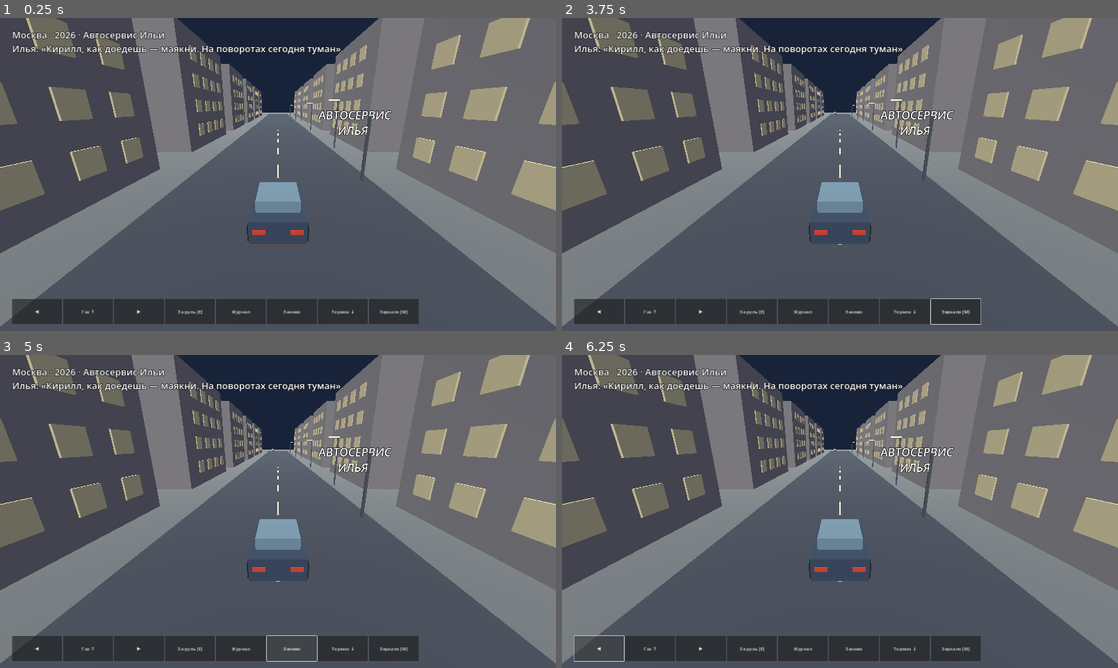
Above: before the commit, frames 1-4 (two rows, left to right).
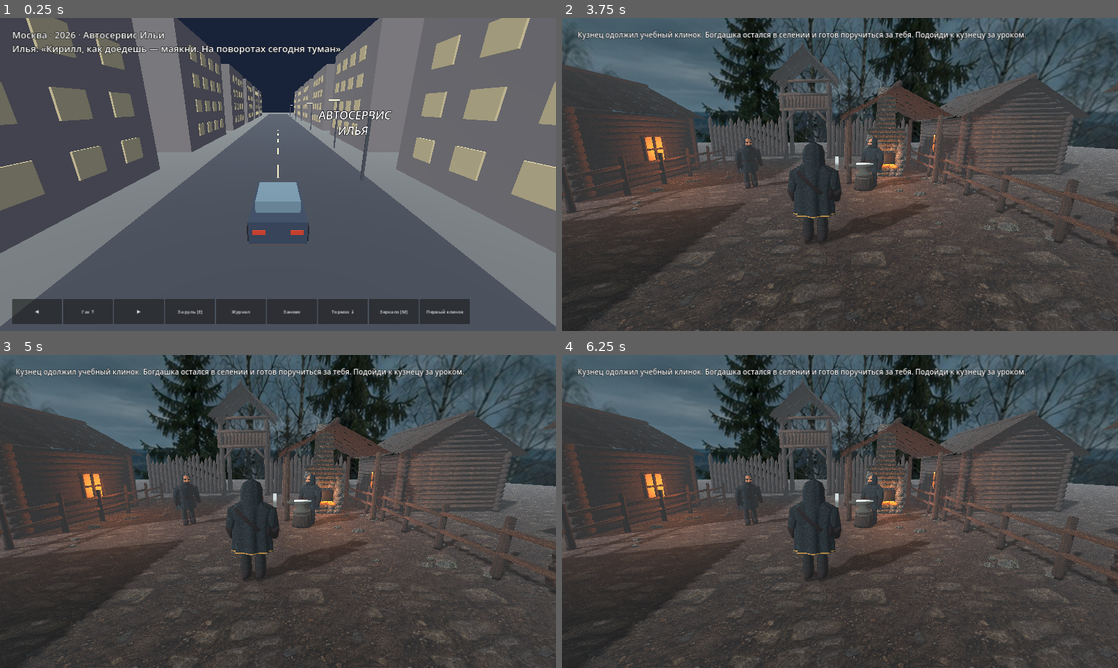
Above: after the commit, the same moments.

Repository: danilaextrem-afk/-
Game: Godot game, scene res://Content/NightRoad.tscn
The game is run twice, just before and just after one commit, with the same random seed, the same clock (stepped at 60 frames per second) and the same inputs.
Inputs (mouse positions are in pixels of both pictures, inside the frame that each line leads up to):
- Up to frame 1 (0.25 s): no input
- Up to frame 2 (3.75 s): click "За руль [E]" at 0.5 s; click "Заново" at 1.25 s; click "Заново" at 2 s; click "Зеркало [M]" at 2.75 s; click (1006, 312) at 3.5 s, where only the run after the commit has a clickable "Первый клинок"
- Up to frame 3 (5 s): click (289, 649) at 4.25 s, where only the run before the commit has a clickable "Заново"
- Up to frame 4 (6.25 s): click (851, 649) at 5 s, where only the run before the commit has a clickable "Заново"; click (600, 649) at 5.75 s, where only the run before the commit has a clickable "◀"

The runs differ from the first frame. In frame 1, 0.7% of the frame differs, in the area x 75-85%, y 89-98%; in frame 2, 81%; in frame 3, 81%; in frame 4, 81%, in the area x 0-100%, y 0-100%.

Commit message:
Rebuild the forge yard and fighters, continue both village routes and include gameplay captures

Diff:
--- a/Source/campaign_slot.gd
+++ b/Source/campaign_slot.gd
@@ -4,7 +4,7 @@
 
 static func store_checkpoint(stage: int, evidence: String, path := PATH, finished := false, tenant := "", crossing := -1) -> Error:
 	var config := ConfigFile.new()
-	config.set_value("campaign", "version", 5)
+	config.set_value("campaign", "version", 6)
 	config.set_value("district", "stage", stage)
 	config.set_value("district", "finished", finished)
 	config.set_value("district", "tenant", tenant)
@@ -20,7 +20,7 @@
 	if not FileAccess.file_exists(path) or config.load(path) != OK:
 		return {}
 	var version = config.get_value("campaign", "version", 0)
-	if version not in [1,2,3,4,5]:
+	if version not in [1,2,3,4,5,6]:
 		return {}
 	var stage = config.get_value("district", "stage", -1)
 	var evidence = config.get_value("road", "evidence", "")
@@ -34,6 +34,6 @@
 	if stage >= 10 and tenant not in ["rescued","called"]:
 		return {}
 	var crossing = config.get_value("campaign","crossing",-1) if version >= 3 else -1
-	if typeof(crossing) != TYPE_INT or crossing < -1 or crossing > (15 if version == 5 else (13 if version == 4 else 6)) or (crossing >= 0 and (stage != 11 or not done)):
+	if typeof(crossing) != TYPE_INT or crossing < -1 or crossing > (17 if version == 6 else (15 if version == 5 else (13 if version == 4 else 6))) or (crossing >= 0 and (stage != 11 or not done)):
 		return {}
 	return {"crossing":crossing,"stage":stage,"evidence":evidence,"finished":stage == 11 and done,"tenant":tenant}
--- a/Source/crossing.gd
+++ b/Source/crossing.gd
@@ -15,6 +15,11 @@
 var strike_button: Button
 var block_button: Button
 var block_held := false
+var figure := Node3D.new()
+var boots: Array[MeshInstance3D] = []
+var sleeves: Array[MeshInstance3D] = []
+var meters := preload("res://Source/forge_hud.gd").new()
+var gait := 0.0
 var sword := Node3D.new()
 var tenant := ""
 var evidence := ""
@@ -77,11 +82,25 @@
 	guide.position = GUIDE
 	for i in 4:
 		box(forest,FIRE+Vector3(.25*cos(i*1.6),.25,.25*sin(i*1.6)),Vector3(.24,.5,.24),"ff9f52")
-	person(hero,Vector3.ZERO,"65707a")
-	hero.add_child(sword)
-	sword.position = Vector3(.57,1,.04)
-	box(sword,Vector3(0,.35,0),Vector3(.10,.8,.035),"9b9c97")
-	box(sword,Vector3.ZERO,Vector3(.29,.06,.06),"53483b")
+	hero.add_child(figure)
+	var body := MeshInstance3D.new()
+	body.mesh = preload("res://Art/Forge/traveller_coat.obj")
+	figure.add_child(body)
+	for side in [-1,1]:
+		var boot := MeshInstance3D.new()
+		boot.mesh = preload("res://Art/Forge/boot_-1.obj") if side < 0 else preload("res://Art/Forge/boot_1.obj")
+		figure.add_child(boot)
+		boot.position = Vector3(side*.14,.86,.025)
+		boots.append(boot)
+		var sleeve := MeshInstance3D.new()
+		sleeve.mesh = preload("res://Art/Forge/sleeve_-1.obj") if side < 0 else preload("res://Art/Forge/sleeve_1.obj")
+		figure.add_child(sleeve)
+		sleeve.position = Vector3(side*.31,1.40,0)
+		sleeves.append(sleeve)
+	sleeves[1].add_child(sword)
+	sword.position = Vector3(.104,-.54,-.13)
+	box(sword,Vector3(0,.51,0),Vector3(.067,.85,.023),"9b9c97")
+	box(sword,Vector3(0,.09,0),Vector3(.24,.038,.045),"53483b")
 	sword.rotation.x = -.65
 	hero.add_child(camera)
 	camera.position = Vector3(0,5.2,6.2)
@@ -93,16 +112,21 @@
 	build_places()
 	var ui := CanvasLayer.new()
 	add_child(ui)
+	ui.add_child(meters)
+	meters.mouse_filter = Control.MOUSE_FILTER_IGNORE
+	meters.position = Vector2(54,40)
 	ui.add_child(hud)
-	hud.position = Vector2(32,24)
-	hud.add_theme_font_size_override("font_size",30)
-	hud.add_theme_constant_override("outline_size",6)
+	hud.position = Vector2(54,40)
+	hud.add_theme_font_size_override("font_size",25)
+	hud.add_theme_constant_override("outline_size",4)
 	var row := HBoxContainer.new()
 	ui.add_child(row)
 	row.set_anchors_and_offsets_preset(Control.PRESET_BOTTOM_LEFT)
 	row.position += Vector2(28,-104)
 	for pair in [["ui_left","◀"],["ui_up","▲"],["ui_down","▼"],["ui_right","▶"]]:
 		keys[pair[0]] = control(row,pair[1])
+	for button in keys.values():
+		button.visible = DisplayServer.is_touchscreen_available()
 	action = control(row,"Осмотреть")
 	action.pressed.connect(interact)
 	strike_button = control(row,"Удар [F]")
@@ -151,8 +175,10 @@
 
 func draw_state() -> void:
 	fight.visible = fighting
-	camera.position = Vector3(0,3.4,4.4) if fighting else Vector3(0,5.2,6.2)
-	camera.rotation.x = -.37 if fighting else -.56
+	meters.visible = fighting
+	hud.position = Vector2(54,146) if fighting else Vector2(54,40)
+	camera.position = Vector3(.73,1.71,2.08) if fighting else (Vector3(.48,2.15,3.7) if step >= village.Stage.ELDER else Vector3(0,5.2,6.2))
+	camera.rotation.x = -.075 if fighting else (-.21 if step >= village.Stage.ELDER else -.56)
 	strike_button.visible = fighting
 	block_button.visible = fighting
 	yard.visible = step <= Step.FUSE
@@ -161,8 +187,9 @@
 	village.visible = step >= village.Stage.ELDER
 	village.show_stage(step)
 	camera.environment = village.dusk if village.visible else null
-	sun.light_energy = .65 if village.visible else 1.0
-	sun.light_color = Color("#b4d2ed") if village.visible else Color.WHITE
+	sun.light_energy = .75 if village.visible else 1.0
+	sun.light_color = Color("#d3d5df") if village.visible else Color.WHITE
+	sun.rotation_degrees = Vector3(-26,-56,0) if village.visible else Vector3(-52,-22,0)
 	sun.shadow_enabled = village.visible
 	sword.visible = step >= village.Stage.BLADE_ESCAPED
 	var lines := ["Архивный адрес · Москва, 2026\nПодойди к двери котельной.", "Замок обесточен. Справа во дворе стоит зелёный щит.",
@@ -200,7 +227,12 @@
 		advance_fight(0.0)
 		return
 	if village.visible:
-		enter(village.next_step(step,hero.position),hero.position)
+		var next := village.next_step(step,hero.position)
+		if next in [village.Stage.BELL_ESCAPED,village.Stage.BELL_CLEARED]:
+			chime.reparent(self)
+			chime.position = hero.position + Vector3(0,3,-5)
+			chime.play()
+		enter(next,hero.position)
 		return
 	match step:
 		Step.YARD:
@@ -240,13 +272,30 @@
 			message = "Мира оттащила тебя к кузнице. Можно повторить урок."
 			draw_state()
 		return
-	hud.text = "Первый клинок · Урок у кузницы\nУдар расходует выносливость. Удерживай блок, когда упырь замахивается.\n"+fight.status()
+	meters.update_fight(fight,blocking)
+	hud.text = "Упырь замахнулся" if fight.windup > 0 else "Первый клинок  ·  Кузнечный двор"
 
 func _physics_process(delta: float) -> void:
 	var move := Input.get_vector("ui_left","ui_right","ui_up","ui_down")
 	move += Vector2(float(keys.ui_right.button_pressed)-float(keys.ui_left.button_pressed),float(keys.ui_down.button_pressed)-float(keys.ui_up.button_pressed))
 	move = move.limit_length()
-	hero.position += Vector3(move.x,0,move.y)*4.6*delta
+	var direction := Vector3(move.x,0,move.y)
+	if fighting:
+		var to_enemy: Vector3 = fight.enemy.position - hero.position
+		if to_enemy.length_squared() > .001:
+			figure.rotation.y = lerp_angle(figure.rotation.y,atan2(-to_enemy.x,-to_enemy.z),minf(1,delta*12))
+	elif direction.length_squared() > .01:
+		figure.rotation.y = lerp_angle(figure.rotation.y,atan2(-direction.x,-direction.z),minf(1,delta*12))
+	gait += delta*11*move.length()
+	figure.position.y = absf(sin(gait))*.037*move.length()
+	for i in 2:
+		var stride := sin(gait + PI*i)*move.length()
+		boots[i].rotation.x = .52*stride
+		sleeves[i].rotation.x = -.30*stride
+	if fighting:
+		sleeves[1].rotation.x += .48 + sin((.55-fight.swing)/.55*PI)*1.35 if fight.swing > 0 else (.95 if block_held or Input.is_physical_key_pressed(KEY_Q) else .34)
+	figure.rotation.z = sin(gait)*.022*move.length()
+	hero.position += direction*4.6*delta
 	hero.position.x = clampf(hero.position.x,-5,5)
 	hero.position.z = clampf(hero.position.z,-27 if forest.visible or village.visible else -17,2)
 	if fighting:
--- a/Source/forge_combat.gd
+++ b/Source/forge_combat.gd
@@ -1,7 +1,7 @@
 extends "res://Source/walk_scene.gd"
 
 const START := Vector3(0,0,-22)
-const SPAWN := Vector3(0,0,-26)
+const SPAWN := Vector3(1.15,0,-26)
 const MAX_STAMINA := 100.0
 var enemy := Node3D.new()
 var arms: Array[MeshInstance3D] = []
@@ -14,19 +14,16 @@
 
 func _ready() -> void:
 	add_child(enemy)
-	var torso := box(enemy,Vector3(0,1.04,-.08),Vector3(.68,.92,.37),"3a3834")
-	torso.rotation.x = .24
-	box(enemy,Vector3(0,1.59,-.28),Vector3(.36,.35,.34),"77786e")
+	enemy.scale = Vector3.ONE * 1.12
+	var torso := MeshInstance3D.new()
+	torso.mesh = preload("res://Art/Forge/ghoul.obj")
+	enemy.add_child(torso)
 	for side in [-1,1]:
-		var arm := box(enemy,Vector3(side*.41,1.01,-.18),Vector3(.18,.82,.19),"676d62")
-		arm.rotation.z = side*.35
-		arm.rotation.x = .4
+		var arm := MeshInstance3D.new()
+		arm.mesh = preload("res://Art/Forge/left_claw.obj") if side < 0 else preload("res://Art/Forge/right_claw.obj")
+		enemy.add_child(arm)
+		arm.position = Vector3(side*.32,1.55,-.04)
 		arms.append(arm)
-		box(enemy,Vector3(side*.18,.37,.02),Vector3(.23,.74,.27),"47413a")
-		var eye := box(enemy,Vector3(side*.09,1.62,-.46),Vector3(.07,.045,.03),"dc693c")
-		var material := eye.material_override as StandardMaterial3D
-		material.emission_enabled = true
-		material.emission = Color("#f64b23")
 	reset()
 
 func reset() -> void:
@@ -47,7 +44,7 @@
 
 func pose() -> void:
 	for arm in arms:
-		arm.rotation.x = -.95 if windup > 0 else .4
+		arm.rotation.x = 1.8 * (1.0 - windup / .8) + .45 if windup > 0 else -.45 * recovery
 
 func advance(delta: float, hero_position: Vector3, blocking: bool) -> void:
 	swing = maxf(0.0,swing-delta)
--- /dev/null
+++ b/Source/forge_hud.gd
@@ -0,0 +1,32 @@
+extends Control
+
+var health := 3
+var stamina := 100.0
+var enemy_health := 3
+var guard := false
+
+func update_fight(fight, blocking: bool) -> void:
+	health = fight.health
+	stamina = fight.stamina
+	enemy_health = fight.enemy_health
+	guard = blocking
+	queue_redraw()
+
+func _draw() -> void:
+	var font := ThemeDB.fallback_font
+	var ivory := Color("#eee6d6")
+	var shadow := Color(0.045,0.052,0.053,.86)
+	draw_rect(Rect2(0,0,295,90),shadow)
+	draw_rect(Rect2(0,0,3,90),Color("#b89961"))
+	draw_string(font,Vector2(18,29),"КИРИЛЛ",HORIZONTAL_ALIGNMENT_LEFT,-1,19,ivory)
+	for i in 3:
+		draw_rect(Rect2(18+i*87,42,82,9),Color("#a35649") if i < health else Color("#423634"))
+	draw_rect(Rect2(18,65,256,4),Color("#51493b"))
+	draw_rect(Rect2(18,65,256*stamina/100,4),Color("#d0b17b"))
+	var right := get_viewport_rect().size.x-108
+	draw_rect(Rect2(right-228,0,228,68),shadow)
+	draw_string(font,Vector2(right-210,28),"УПЫРЬ",HORIZONTAL_ALIGNMENT_LEFT,-1,19,ivory)
+	for i in 3:
+		draw_rect(Rect2(right-210+i*65,44,59,5),Color("#c27c62") if i < enemy_health else Color("#433936"))
+	if guard:
+		draw_string(font,Vector2(306,64),"Блок",HORIZONTAL_ALIGNMENT_LEFT,-1,20,ivory)
--- a/Source/night_road.gd
+++ b/Source/night_road.gd
@@ -4,6 +4,7 @@
 const SIGHTINGS := [82.0, 101.0, 120.0]
 var phase := Phase.GARAGE
 const Slot = preload("res://Source/campaign_slot.gd")
+var chapter_button: Button
 var resume_button: Button
 var slot_path := Slot.PATH
 var speed := 0.0
@@ -61,6 +62,12 @@
 	ride.text = "Газ ↑"
 	resume_button = button(row,"Продолжить")
 	resume_button.pressed.connect(resume_district)
+	chapter_button = button(row,"Первый клинок")
+	chapter_button.pressed.connect(open_forge)
+
+func open_forge() -> void:
+	get_tree().set_meta("crossing_entry",{"crossing":13,"tenant":"rescued","slot_path":"user://forge_chapter.cfg"})
+	get_tree().change_scene_to_file("res://Content/Crossing.tscn")
 
 func set_rear(value: bool) -> void:
 	rear = value
@@ -112,6 +119,7 @@
 			KEY_E: interact()
 
 func update_view() -> void:
+	chapter_button.visible = phase == Phase.GARAGE
 	resume_button.visible = phase == Phase.GARAGE and not Slot.resume(slot_path).is_empty()
 	forest.visible = phase == Phase.GLIMPSE
 	horse.visible = forest.visible
--- a/Source/village.gd
+++ b/Source/village.gd
@@ -1,98 +1,86 @@
 extends "res://Source/walk_scene.gd"
 
 # Values follow the camp checkpoint (6) in the campaign save.
-enum Stage { ELDER = 7, DECIDE, TRACK, SMITH_ESCAPED, SMITH_CLEARED, BLADE_ESCAPED, BLADE_CLEARED, GHOUL_ESCAPED, GHOUL_CLEARED }
+enum Stage { ELDER = 7, DECIDE, TRACK, SMITH_ESCAPED, SMITH_CLEARED, BLADE_ESCAPED, BLADE_CLEARED, GHOUL_ESCAPED, GHOUL_CLEARED, BELL_ESCAPED, BELL_CLEARED }
 const ELDER := Vector3(0,0,-5)
 const PRISONER := Vector3(-4,0,-12)
 const GRANARY := Vector3(4,0,-14)
 const FORGE := Vector3(1,0,-23)
+var lost_key := Node3D.new()
 var dusk: Environment
 var captive := Node3D.new()
 var shutter := Node3D.new()
 var witness := Node3D.new()
 
 func _ready() -> void:
-	box(self,Vector3(0,-.25,-13),Vector3(40,.5,58),"484034")
+	var ground := box(self,Vector3(0,-.25,-15),Vector3(70,.5,80),"ffffff")
+	var soil := ground.material_override as StandardMaterial3D
+	soil.albedo_color = Color("#9d9c93")
+	soil.albedo_texture = preload("res://Art/earth.jpg")
+	soil.uv1_triplanar = true
+	soil.uv1_scale = Vector3.ONE * .33
+	var lane := MeshInstance3D.new()
+	lane.mesh = preload("res://Art/Forge/smiths_lane.obj")
+	add_child(lane)
+	add_child(lost_key)
+	lost_key.position = GRANARY + Vector3(.38,.44,.15)
+	var bow := TorusMesh.new()
+	bow.inner_radius = .044
+	bow.outer_radius = .077
+	var ring := MeshInstance3D.new()
+	ring.mesh = bow
+	lost_key.add_child(ring)
+	box(lost_key,Vector3(.115,0,0),Vector3(.18,.029,.028),"a58b58")
+	box(lost_key,Vector3(.175,0,.028),Vector3(.034,.029,.065),"a58b58")
 	build_forge_yard()
-	for i in range(6):
-		var x := -9 if i%2 == 0 else 9
-		var z := -5.0-floori(i/2.0)*8
-		box(self,Vector3(x,1.5,z),Vector3(5,3,5),"70503a")
-		for side in [-1,1]:
-			var roof := box(self,Vector3(x+side*1.45,3.55,z),Vector3(3.3,.28,5.6),"443d33")
-			roof.rotation.z = -side*.34
-		box(self,Vector3(x,1.3,z+2.52),Vector3(1.2,2.6,.1),"3f3029")
-	person(self,ELDER,"746344")
+	resident(self,ELDER)
 	add_child(captive)
-	person(captive,PRISONER,"56655e")
+	resident(captive,PRISONER)
 	add_child(shutter)
 	for i in 5:
 		box(shutter,PRISONER+Vector3(-.8+i*.4,1.1,.65),Vector3(.13,2.2,.16),"4f3f32")
 	add_child(witness)
-	person(witness,FORGE+Vector3.LEFT*2,"56655e")
-	person(self,FORGE,"573e37")
-	box(self,FORGE+Vector3(1,.7,0),Vector3(1.4,.5,.7),"42434a")
+	resident(witness,FORGE+Vector3(-3,0,-1))
+	resident(self,FORGE+Vector3(1.7,0,-1))
+
 	box(self,GRANARY+Vector3.UP*.2,Vector3(1.8,.4,1.1),"705438")
 	for i in 3:
 		box(self,GRANARY+Vector3(i*.2-.3,.415,0),Vector3(.05,.02,.65),"312822").rotation.y = -.3
 
 func build_forge_yard() -> void:
 	dusk = Environment.new()
-	dusk.background_mode = Environment.BG_COLOR
-	dusk.background_color = Color("#243746")
+	dusk.background_mode = Environment.BG_SKY
+	dusk.sky = Sky.new()
+	var panorama := PanoramaSkyMaterial.new()
+	panorama.panorama = preload("res://Art/dusk_panorama.jpg")
+	dusk.sky.sky_material = panorama
 	dusk.ambient_light_source = Environment.AMBIENT_SOURCE_COLOR
-	dusk.ambient_light_color = Color("#9dbbd6")
-	dusk.ambient_light_energy = .55
+	dusk.ambient_light_color = Color("#cfdae0")
+	dusk.ambient_light_energy = .86
 	dusk.fog_enabled = true
-	dusk.fog_light_color = Color("#3d505e")
-	dusk.fog_density = .029
-	var rng := RandomNumberGenerator.new()
-	rng.seed = 1348
-	for i in 120:
-		var pos := Vector3(rng.randf_range(-4.8,4.8),.015,rng.randf_range(-29,1))
-		var width := rng.randf_range(.12,.5)
-		box(self,pos,Vector3(width,.035,width*.7),"5b5144").rotation.y = rng.randf()*TAU
-	for i in 13:
-		var x := i*1.6-9.6
-		var z := -31.0-rng.randf_range(0,7)
-		var height := rng.randf_range(4.2,8.0)
-		box(self,Vector3(x,height*.5,z),Vector3(.32,height,.34),"342e2a")
-		for layer in 3:
-			var crown := MeshInstance3D.new()
-			var cone := CylinderMesh.new()
-			cone.radial_segments = 7
-			cone.top_radius = 0.0
-			cone.bottom_radius = 1.15-layer*.24
-			cone.height = height*.48
-			crown.mesh = cone
-			var material := StandardMaterial3D.new()
-			material.albedo_color = Color("#263a3b")
-			crown.material_override = material
-			add_child(crown)
-			crown.position = Vector3(x,height*(.53+layer*.17),z)
-	for side in [-1,1]:
-		for i in 7:
-			box(self,Vector3(side*5.8,1,-18-i*1.32),Vector3(.22,2,.24),"43372f")
-		for y in [.62,1.25]:
-			box(self,Vector3(side*5.8,y,-22),Vector3(.13,.19,8.8),"524139")
-		var torch_pos := Vector3(side*4.8,1.68,-24)
-		box(self,torch_pos-Vector3.UP*.82,Vector3(.18,1.7,.18),"49392d")
-		var flame := box(self,torch_pos,Vector3(.29,.38,.27),"f68e3b")
-		var flame_material := flame.material_override as StandardMaterial3D
-		flame_material.emission_enabled = true
-		flame_material.emission = Color("#ff8c32")
+	dusk.fog_light_color = Color("#9ca8b1")
+	dusk.fog_density = .008
+	dusk.fog_sky_affect = .08
+	for pos in [Vector3(3.65,1,-25.6),Vector3(-5.5,1.4,-25)]:
 		var lamp := OmniLight3D.new()
 		add_child(lamp)
-		lamp.position = torch_pos
-		lamp.light_color = Color("#ff994c")
-		lamp.light_energy = 2.8
-		lamp.omni_range = 8
-		lamp.shadow_enabled = true
+		lamp.position = pos
+		lamp.light_color = Color("#ff9646")
+		lamp.light_energy = 3.8
+		lamp.omni_range = 8.0
+
+func resident(parent: Node3D, pos: Vector3) -> void:
+	var body := MeshInstance3D.new()
+	body.mesh = preload("res://Art/Forge/traveller.obj")
+	parent.add_child(body)
+	body.position = pos
+	body.rotation.y = 2.36 if pos.x > 0 else -2.36
 
 func show_stage(stage: int) -> void:
+	lost_key.visible = stage in [Stage.GHOUL_ESCAPED,Stage.GHOUL_CLEARED]
 	captive.visible = stage in [Stage.ELDER,Stage.DECIDE,Stage.TRACK]
 	shutter.visible = captive.visible
-	witness.visible = stage in [Stage.SMITH_CLEARED,Stage.BLADE_CLEARED,Stage.GHOUL_CLEARED]
+	witness.visible = stage in [Stage.SMITH_CLEARED,Stage.BLADE_CLEARED,Stage.GHOUL_CLEARED,Stage.BELL_CLEARED]
 
 func hint(stage: int) -> String:
 	match stage:
@@ -102,8 +90,10 @@
 		Stage.SMITH_ESCAPED: return "Богдашка скрылся в чаще. Староста захлопнул дверь. Мира ждёт тебя у кузнеца."
 		Stage.SMITH_CLEARED: return "Пленника отпустили. Он замолвил за тебя слово у кузнеца, в конце улицы."
 		Stage.BLADE_ESCAPED: return "Кузнец дал Мире под поручительство затупленный клинок. Староста помнит побег. Вернись к кузнецу за уроком."
-		Stage.GHOUL_ESCAPED: return "Упырь повержен. Мира просит тебя вернуться к кузнецу. Староста ещё помнит побег."
-		Stage.GHOUL_CLEARED: return "Упырь повержен. Богдашка остался у кузницы и видел весь бой."
+		Stage.GHOUL_ESCAPED: return "За воротами ударили в колокол. На пороге амбара что-то блеснуло."
+		Stage.GHOUL_CLEARED: return "Богдашка: «Слышишь? Так звонили, когда пропал сторож. Его ключ я видел в амбаре»."
+		Stage.BELL_ESCAPED: return "На ключе вырезана зарубка. Придётся самому узнать, к какой двери он подходит."
+		Stage.BELL_CLEARED: return "Богдашка узнал ключ пропавшего сторожа. За частоколом стих последний удар."
 	return "Кузнец одолжил учебный клинок. Богдашка остался в селении и готов поручиться за тебя. Подойди к кузнецу за уроком."
 
 func next_step(stage: int, pos: Vector3) -> int:
@@ -117,12 +107,15 @@
 			if pos.distance_to(ELDER)<2.6: return Stage.SMITH_CLEARED
 		Stage.SMITH_ESCAPED,Stage.SMITH_CLEARED:
 			if pos.distance_to(FORGE)<2.6: return stage+2
+		Stage.GHOUL_ESCAPED,Stage.GHOUL_CLEARED:
+			if pos.distance_to(GRANARY)<2.6: return stage+2
 	return stage
 
 func prompt(stage: int, pos: Vector3) -> String:
 	var next := next_step(stage,pos)
 	if next == stage: return ""
 	match next:
+		Stage.BELL_ESCAPED,Stage.BELL_CLEARED: return "Поднять ключ сторожа"
 		Stage.DECIDE: return "Выслушать старосту"
 		Stage.SMITH_ESCAPED: return "Отпереть клеть и выпустить пленника"
 		Stage.TRACK: return "Осмотреть сломанный порог"
--- a/Tests/village_test.gd
+++ b/Tests/village_test.gd
@@ -81,6 +81,11 @@
 			scene.advance_fight(.55)
 		check(not scene.fighting and scene.step == (14 if escape else 15),"victory preserves village outcome")
 		check(Slot.resume(path).get("crossing") == scene.step,"victory checkpoint reloads")
+		walk(scene,scene.village.GRANARY)
+		check(scene.village.lost_key.visible, "key appears after combat")
+		scene.interact()
+		check(scene.step == (16 if escape else 17), "guard key retains witness outcome")
+		check(not scene.village.lost_key.visible and Slot.resume(path).get("crossing") == scene.step, "key pickup persists")
 		DirAccess.remove_absolute(ProjectSettings.globalize_path(path))
 	print("Village routes: ", "PASS" if errors.is_empty() else str(errors))
 	quit(int(not errors.is_empty()))
Not shown, added: Art/Forge/boot_-1.obj
Not shown, added: Art/Forge/boot_-1.obj.import
Not shown, added: Art/Forge/boot_1.obj
Not shown, added: Art/Forge/boot_1.obj.import
Not shown, added: Art/Forge/forge.mtl
Not shown, added: Art/Forge/ghoul.obj
Not shown, added: Art/Forge/ghoul.obj.import
Not shown, added: Art/Forge/left_claw.obj
Not shown, added: Art/Forge/left_claw.obj.import
Not shown, added: Art/Forge/right_claw.obj
Not shown, added: Art/Forge/right_claw.obj.import
Not shown, added: Art/Forge/sleeve_-1.obj
(and 42 more such lines)
